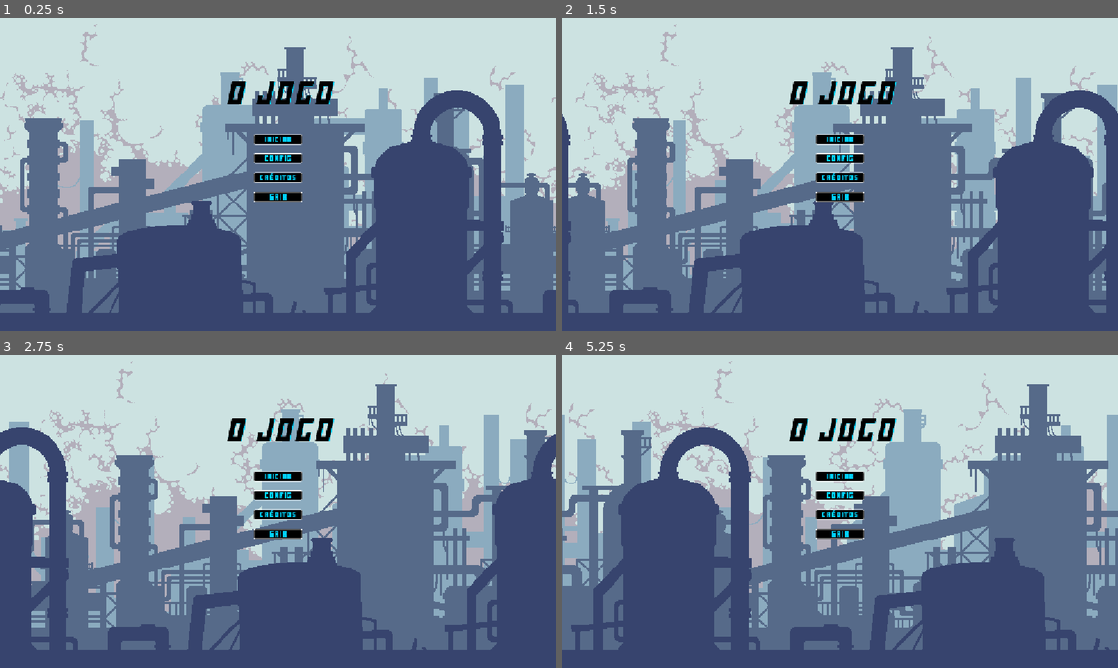
Above: before the commit, frames 1-4 (two rows, left to right).
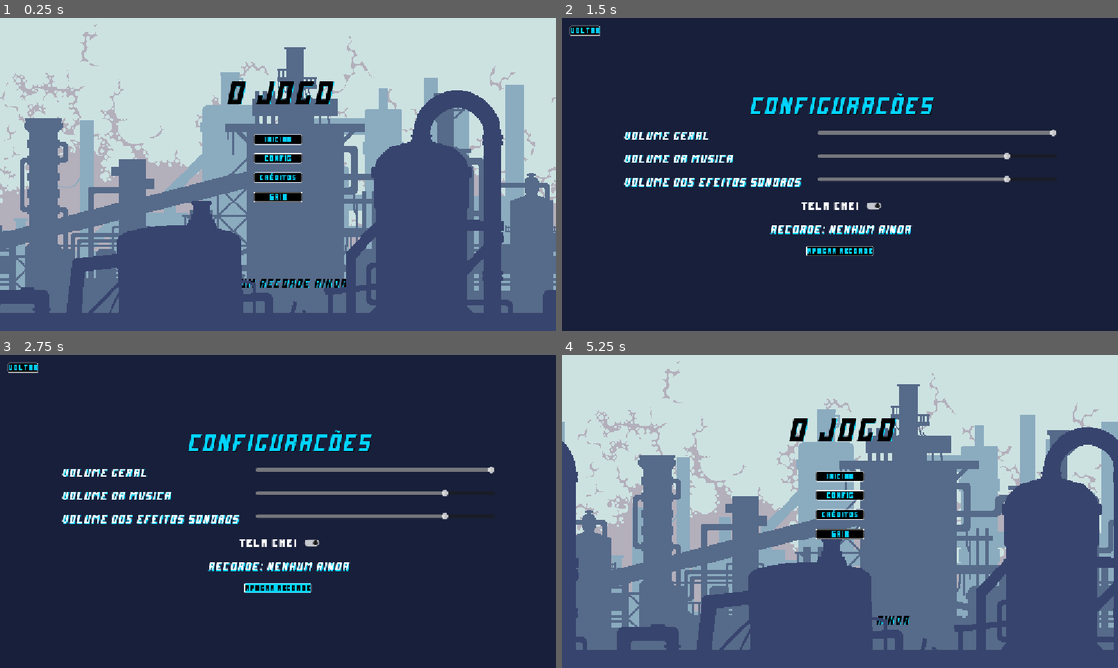
Above: after the commit, the same moments.

Repository: Carlos-Robrt-S/Plataformer-2D-GameDev
Game: Godot game, scene res://Scenes/Paneis/menu.tscn
The game is run twice, just before and just after one commit, with the same random seed, the same clock (stepped at 60 frames per second) and the same inputs.
Inputs (mouse positions are in pixels of both pictures, inside the frame that each line leads up to):
- Up to frame 1 (0.25 s): no input
- Up to frame 2 (1.5 s): click "Config" at 0.5 s; click (840, 205) at 1.25 s, where only the run after the commit has a clickable "Tela cheia"
- Up to frame 3 (2.75 s): click (278, 586) at 2 s, where only the run after the commit has a clickable "Apagar recorde"
- Up to frame 4 (5.25 s): click (840, 514) at 2.75 s, where only the run before the commit has a clickable "Créditos"; click "Voltar" at 3.5 s; click "Créditos" at 4.25 s; click "Voltar" at 5 s

The runs differ from the first frame. In frame 1, 0.4% of the frame differs, in the area x 43-63%, y 83-87%; in frame 2, 100%, in the area x 0-100%, y 0-100%; in frame 3, 100%; in frame 4, 54%.

Commit message:
adiciona tela das configuracoes na tela inicial

Diff:
--- /dev/null
+++ b/plataform/Scenes/Paneis/config.tscn
@@ -0,0 +1,134 @@
+[gd_scene format=3 uid="uid://cniyannn0qkls"]
+
+[ext_resource type="Theme" uid="uid://dk6fsi0ja5kay" path="res://Assets/themes/main_theme.tres" id="1_afscx"]
+[ext_resource type="Script" uid="uid://r5tv3sde8t00" path="res://Scripts/config.gd" id="2_c4nmp"]
+[ext_resource type="AudioStream" uid="uid://bad6snbx1gnha" path="res://Assets/audio/sfx/button.wav" id="3_mgomi"]
+
+[node name="Config" type="Control" unique_id=1526349555]
+layout_mode = 3
+anchors_preset = 15
+anchor_right = 1.0
+anchor_bottom = 1.0
+grow_horizontal = 2
+grow_vertical = 2
+theme = ExtResource("1_afscx")
+script = ExtResource("2_c4nmp")
+
+[node name="Fundo" type="ColorRect" parent="." unique_id=1791441704]
+layout_mode = 1
+anchors_preset = 15
+anchor_right = 1.0
+anchor_bottom = 1.0
+grow_horizontal = 2
+grow_vertical = 2
+color = Color(0.105882354, 0.13725491, 0.2509804, 0.9019608)
+
+[node name="Painel" type="VBoxContainer" parent="." unique_id=896348393]
+custom_minimum_size = Vector2(900, 410)
+layout_mode = 1
+anchors_preset = 8
+anchor_left = 0.5
+anchor_top = 0.5
+anchor_right = 0.5
+anchor_bottom = 0.5
+offset_left = -450.0
+offset_top = -205.0
+offset_right = 450.0
+offset_bottom = 205.0
+grow_horizontal = 2
+grow_vertical = 2
+theme_override_constants/separation = 20
+alignment = 1
+
+[node name="Titulo" type="Label" parent="Painel" unique_id=1550699582]
+layout_mode = 2
+theme_override_colors/font_color = Color(0, 0.8352941, 1, 1)
+theme_override_colors/font_shadow_color = Color(0, 0, 0, 1)
+theme_override_font_sizes/font_size = 48
+text = "CONFIGURACÕES"
+horizontal_alignment = 1
+
+[node name="Geral" type="HBoxContainer" parent="Painel" unique_id=706212411]
+layout_mode = 2
+
+[node name="Label" type="Label" parent="Painel/Geral" unique_id=774758635]
+custom_minimum_size = Vector2(400, 0)
+layout_mode = 2
+theme_override_colors/font_color = Color(1, 1, 1, 1)
+theme_override_font_sizes/font_size = 24
+text = "Volume geral"
+
+[node name="Slider" type="HSlider" parent="Painel/Geral" unique_id=1043756187]
+custom_minimum_size = Vector2(200, 0)
+layout_mode = 2
+size_flags_horizontal = 3
+max_value = 1.0
+step = 0.05
+
+[node name="Musica" type="HBoxContainer" parent="Painel" unique_id=1782946872]
+layout_mode = 2
+
+[node name="Label" type="Label" parent="Painel/Musica" unique_id=2140254732]
+custom_minimum_size = Vector2(400, 0)
+layout_mode = 2
+theme_override_colors/font_color = Color(1, 1, 1, 1)
+theme_override_font_sizes/font_size = 24
+text = "Volume da musica"
+
+[node name="Slider" type="HSlider" parent="Painel/Musica" unique_id=2040429171]
+custom_minimum_size = Vector2(200, 0)
+layout_mode = 2
+size_flags_horizontal = 3
+max_value = 1.0
+step = 0.05
+
+[node name="Sfx" type="HBoxContainer" parent="Painel" unique_id=720459797]
+layout_mode = 2
+
+[node name="Label" type="Label" parent="Painel/Sfx" unique_id=394064699]
+custom_minimum_size = Vector2(400, 0)
+layout_mode = 2
+theme_override_colors/font_color = Color(1, 1, 1, 1)
+theme_override_font_sizes/font_size = 24
+text = "Volume dos efeitos sonoros"
+
+[node name="Slider" type="HSlider" parent="Painel/Sfx" unique_id=2000775136]
+custom_minimum_size = Vector2(200, 0)
+layout_mode = 2
+size_flags_horizontal = 3
+max_value = 1.0
+step = 0.05
+
+[node name="TelaCheia" type="CheckButton" parent="Painel" unique_id=1309105128]
+layout_mode = 2
+size_flags_horizontal = 4
+theme_override_font_sizes/font_size = 24
+text = "Tela cheia"
+
+[node name="Recorde" type="Label" parent="Painel" unique_id=280643641]
+layout_mode = 2
+theme_override_colors/font_color = Color(1, 1, 1, 1)
+theme_override_font_sizes/font_size = 24
+horizontal_alignment = 1
+
+[node name="ApagarRecorde" type="Button" parent="Painel" unique_id=23533707]
+layout_mode = 2
+size_flags_horizontal = 4
+text = "Apagar recorde"
+
+[node name="Voltar" type="Button" parent="." unique_id=1756152071]
+process_mode = 3
+layout_mode = 1
+offset_left = 16.0
+offset_top = 16.0
+offset_right = 79.0
+offset_bottom = 37.0
+text = "Voltar"
+
+[node name="SomTeste" type="AudioStreamPlayer" parent="." unique_id=720779800]
+stream = ExtResource("3_mgomi")
+bus = &"SFX"
+
+[connection signal="toggled" from="Painel/TelaCheia" to="." method="_on_tela_cheia_toggled"]
+[connection signal="pressed" from="Painel/ApagarRecorde" to="." method="_on_apagar_recorde_pressed"]
+[connection signal="pressed" from="Voltar" to="." method="_on_voltar_pressed"]
--- a/plataform/Scenes/Paneis/menu.tscn
+++ b/plataform/Scenes/Paneis/menu.tscn
@@ -8,6 +8,8 @@
 [ext_resource type="FontFile" uid="uid://7jl58d7imibj" path="res://Assets/atlas/5 Font/futuremillennium/FutureMillennium.ttf" id="3_616oa"]
 [ext_resource type="Texture2D" uid="uid://1xhdegm0y271" path="res://Assets/atlas/2 Background/2.png" id="4_r0nfg"]
 [ext_resource type="Texture2D" uid="uid://by335lknqbcax" path="res://Assets/atlas/2 Background/1.png" id="5_3xqsy"]
+[ext_resource type="AudioStream" uid="uid://bad6snbx1gnha" path="res://Assets/audio/sfx/button.wav" id="9_hkqhq"]
+[ext_resource type="AudioStream" uid="uid://sokl00l0n7ga" path="res://Assets/audio/music/Caves.ogg" id="10_nkr6g"]
 
 [sub_resource type="StyleBoxFlat" id="StyleBoxFlat_ktxv1"]
 bg_color = Color(0, 0, 0, 0.8352941)
@@ -108,6 +110,24 @@
 grow_vertical = 0
 text = "Sair"
 
+[node name="Recorde" type="Label" parent="." unique_id=755519845]
+custom_minimum_size = Vector2(500, 0)
+layout_mode = 1
+anchors_preset = 7
+anchor_left = 0.5
+anchor_top = 1.0
+anchor_right = 0.5
+anchor_bottom = 1.0
+offset_left = -20.0
+offset_top = -112.0
+offset_right = 20.0
+offset_bottom = -40.0
+grow_horizontal = 2
+grow_vertical = 0
+theme_override_font_sizes/font_size = 24
+text = "Melhor tempo: nenhum ainda"
+horizontal_alignment = 1
+
 [node name="CredMenu" type="Control" parent="." unique_id=1507633683]
 visible = false
 z_index = 1
@@ -137,17 +157,17 @@
 theme_override_fonts/font = ExtResource("3_616oa")
 theme_override_font_sizes/font_size = 12
 theme_override_styles/normal = SubResource("StyleBoxFlat_ktxv1")
-text = "Teste
-
-
-
-
-
-
-
-
-
-"
+text = "Plataformer 2D
+DCC148 - Desenvolvimento de Jogos - UFJF
+
+Carlos Roberto S. - movimentacao e design de personageem
+Manuela Grimaldi  - obstaculos e level design
+João Victor Soares - lógica de pontuacao e telas
+
+Arte: Craftpix (Side-Scroller Traps e Cyberpunk Characters)
+Sons: MoxieCat e Kenney (CC0)
+Musica: tricksntraps / glitchart (CC0)
+Engine: Godot 4.7"
 
 [node name="Return" type="Button" parent="CredMenu" unique_id=767140578]
 layout_mode = 1
@@ -208,7 +228,17 @@
 scale = Vector2(2, 2)
 texture = ExtResource("5_3xqsy")
 
+[node name="SomClique" type="AudioStreamPlayer" parent="." unique_id=617900028]
+stream = ExtResource("9_hkqhq")
+bus = &"SFX"
+
+[node name="Musica" type="AudioStreamPlayer" parent="." unique_id=236953536]
+stream = ExtResource("10_nkr6g")
+autoplay = true
+bus = &"Music"
+
 [connection signal="pressed" from="Botoes/Iniciar" to="." method="_on_iniciar_pressed"]
+[connection signal="pressed" from="Botoes/Config" to="." method="_on_config_pressed"]
 [connection signal="pressed" from="Botoes/Creditos" to="." method="_on_creditos_pressed"]
 [connection signal="pressed" from="Botoes/Sair" to="." method="_on_sair_pressed"]
 [connection signal="pressed" from="CredMenu/Return" to="." method="_on_return_pressed"]
--- a/plataform/Scenes/levels/fase_principal.tscn
+++ b/plataform/Scenes/levels/fase_principal.tscn
@@ -17,6 +17,7 @@
 [ext_resource type="PackedScene" uid="uid://ctmlj38vfy4lp" path="res://Scenes/Paneis/menu_pausa.tscn" id="15_54njk"]
 [ext_resource type="PackedScene" uid="uid://bnrxkmdj7cqar" path="res://Scenes/Paneis/vitoria.tscn" id="16_54njk"]
 [ext_resource type="PackedScene" uid="uid://bqaamtqpaxtx0" path="res://Scenes/Paneis/game_over.tscn" id="17_cde0r"]
+[ext_resource type="AudioStream" uid="uid://sokl00l0n7ga" path="res://Assets/audio/music/Caves.ogg" id="18_nhadk"]
 
 [node name="fase_principal" type="Node2D" unique_id=941231126]
 script = ExtResource("1_squgx")
@@ -256,3 +257,8 @@
 [node name="Vitoria" parent="." unique_id=754664336 instance=ExtResource("16_54njk")]
 
 [node name="GameOver" parent="." unique_id=197417081 instance=ExtResource("17_cde0r")]
+
+[node name="Musica" type="AudioStreamPlayer" parent="." unique_id=744234992]
+stream = ExtResource("18_nhadk")
+autoplay = true
+bus = &"Music"
--- a/plataform/Scripts/autoload/game_state.gd
+++ b/plataform/Scripts/autoload/game_state.gd
@@ -1,7 +1,7 @@
 extends Node
 
 const CAMINHO_SAVE: String = "user://plataformer.cfg"
-const MAX_VIDAS: int = 1
+const MAX_VIDAS: int = 5
 const PENALIDADE_MORTE: float = 2.0
 
 const RANKS: Array = [["S", 60.0], ["A", 80.0], ["B", 105.0], ["C", 140.0]]
--- /dev/null
+++ b/plataform/Scripts/config.gd
@@ -0,0 +1,69 @@
+extends Control
+
+@onready var geral: HSlider = $Painel/Geral/Slider
+@onready var musica: HSlider = $Painel/Musica/Slider
+@onready var sfx: HSlider = $Painel/Sfx/Slider
+@onready var tela_cheia: CheckButton = $Painel/TelaCheia
+@onready var recorde_label: Label = $Painel/Recorde
+@onready var som_teste: AudioStreamPlayer = $SomTeste
+
+
+func _ready() -> void:
+	# Os sliders comecam mostrando o que esta salvo.
+	geral.value = GameState.volume_geral
+	musica.value = GameState.volume_musica
+	sfx.value = GameState.volume_sfx
+	tela_cheia.button_pressed = \
+		DisplayServer.window_get_mode() == DisplayServer.WINDOW_MODE_FULLSCREEN
+
+	# Conectar DEPOIS de definir os valores, senao o proprio
+	# preenchimento dispara os sinais.
+	geral.value_changed.connect(_ao_mudar_geral)
+	musica.value_changed.connect(_ao_mudar_musica)
+	sfx.value_changed.connect(_ao_mudar_sfx)
+
+	_atualizar_recorde()
+
+
+func _ao_mudar_geral(valor: float) -> void:
+	GameState.volume_geral = valor
+	GameState.aplicar_volumes()
+
+
+func _ao_mudar_musica(valor: float) -> void:
+	GameState.volume_musica = valor
+	GameState.aplicar_volumes()
+
+
+func _ao_mudar_sfx(valor: float) -> void:
+	GameState.volume_sfx = valor
+	GameState.aplicar_volumes()
+	som_teste.play()        # deixa o jogador ouvir o novo volume
+
+
+func _on_tela_cheia_toggled(ligado: bool) -> void:
+	if ligado:
+		DisplayServer.window_set_mode(DisplayServer.WINDOW_MODE_FULLSCREEN)
+	else:
+		DisplayServer.window_set_mode(DisplayServer.WINDOW_MODE_WINDOWED)
+
+
+func _on_apagar_recorde_pressed() -> void:
+	GameState.melhor_tempo = 0.0
+	GameState.salvar()
+	_atualizar_recorde()
+
+
+func _atualizar_recorde() -> void:
+	if GameState.melhor_tempo <= 0.0:
+		recorde_label.text = "Recorde: nenhum ainda"
+	else:
+		recorde_label.text = "Recorde: %s  (rank %s)" % [
+			GameState.formatar(GameState.melhor_tempo),
+			GameState.rank_de(GameState.melhor_tempo),
+		]
+
+
+func _on_voltar_pressed() -> void:
+	GameState.salvar()
+	get_tree().change_scene_to_file("res://Scenes/Paneis/menu.tscn")
--- a/plataform/Scripts/menu.gd
+++ b/plataform/Scripts/menu.gd
@@ -1,30 +1,47 @@
 extends Control
 
-var botoes: Control
-# Called when the node enters the scene tree for the first time.
+@onready var botoes: Control = $Botoes
+@onready var recorde: Label = $Recorde
+@onready var som_clique: AudioStreamPlayer = $SomClique
+
+
 func _ready() -> void:
-	botoes = $Botoes
 	botoes.visible = true
 	$GameName.visible = true
 	$CredMenu.visible = false
+	_mostrar_recorde()
 
-# Called every frame. 'delta' is the elapsed time since the previous frame.
-func _process(_delta: float) -> void:
-	pass
+
+func _mostrar_recorde() -> void:
+	if GameState.melhor_tempo <= 0.0:
+		recorde.text = "Nenhum recorde ainda"
+	else:
+		recorde.text = "Melhor tempo: %s   (rank %s)" % [
+			GameState.formatar(GameState.melhor_tempo),
+			GameState.rank_de(GameState.melhor_tempo),
+		]
 
 
 func _on_iniciar_pressed() -> void:
+	som_clique.play()
+	await get_tree().create_timer(0.1).timeout      # deixa o clique ser ouvido
 	get_tree().change_scene_to_file("res://Scenes/levels/fase_principal.tscn")
 
 
+func _on_config_pressed() -> void:
+	som_clique.play()
+	get_tree().change_scene_to_file("res://Scenes/Paneis/config.tscn")
+
 
 func _on_creditos_pressed() -> void:
+	som_clique.play()
 	$GameName.visible = false
 	botoes.visible = false
 	$CredMenu.visible = true
 
 
 func _on_return_pressed() -> void:
+	som_clique.play()
 	$GameName.visible = true
 	botoes.visible = true
 	$CredMenu.visible = false
Not shown, added: plataform/Scripts/config.gd.uid
